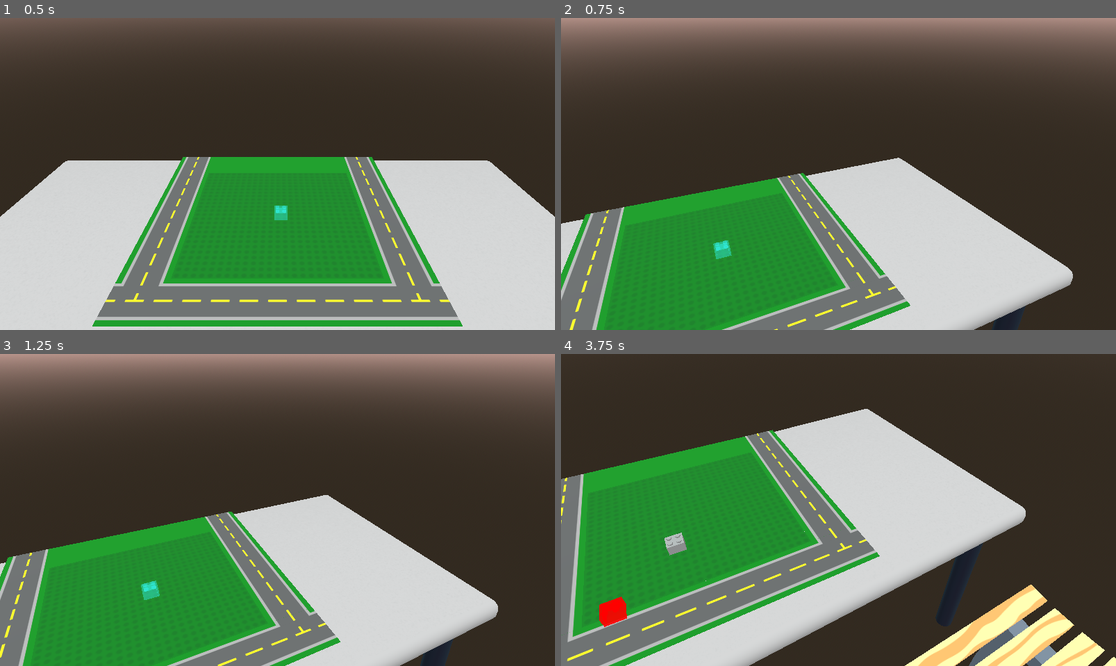
Above: before the commit, frames 1-4 (two rows, left to right).
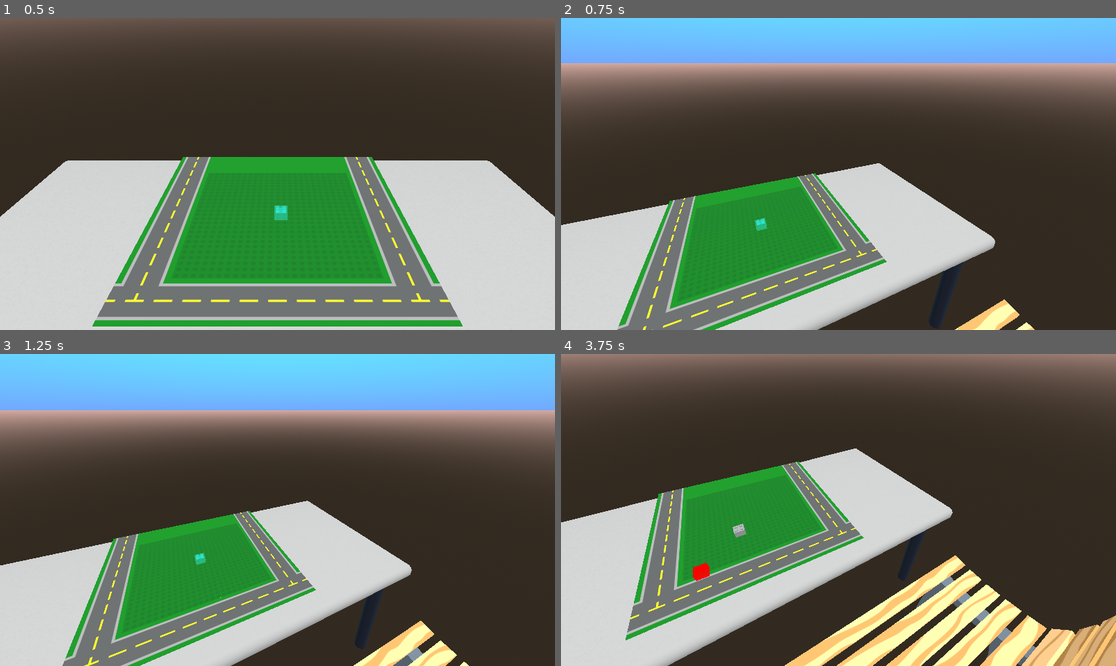
Above: after the commit, the same moments.

Repository: CE-Studio/gmtk2024
Game: Godot game, scene res://Scenes/game.tscn
Two runs of this game, one before a commit and one after it. Both use one fixed random seed, a clock stepped at 60 frames per second and the inputs below.
Inputs (mouse positions are in pixels of both pictures, inside the frame that each line leads up to):
- Up to frame 1 (0.5 s): no input
- Up to frame 2 (0.75 s): tap Enter at 0.5 s; move the mouse to (960, 158) at 0.52 s; hold Up from 0.53 s (still down); hold Right mouse button (game_break) from 0.53 s (still down); click (960, 158) at 0.67 s
- Up to frame 3 (1.25 s): keep holding Up; keep holding Right mouse button (game_break)
- Up to frame 4 (3.75 s): release Up at 1.25 s; release Right mouse button (game_break) at 1.25 s; drag from (727, 525) to (810, 572) at 1.27 s; move the mouse to (894, 441) at 2.02 s; hold Up 2.03-2.75 s; hold Mouse wheel down (game_brick_cw) 2.03-2.75 s; drag from (810, 572) to (672, 463) at 2.77 s; move the mouse to (1005, 556) at 3.52 s; hold Down from 3.53 s (still down); tap D (game_rotate_ccw) at 3.6 s

Frame 1 is identical in both runs. In frame 2, 51% of the frame differs, in the area x 0-100%, y 0-100%; in frame 3, 56%; in frame 4, 55%.

Commit message:
Experimental camera zoom

Diff:
--- a/Scenes/game.tscn
+++ b/Scenes/game.tscn
@@ -268,7 +268,6 @@
 
 [node name="Camera3D" type="Camera3D" parent="."]
 transform = Transform3D(1, 0, 0, 0, 0.866025, 0.5, 0, -0.5, 0.866025, 0, 1.5, 2)
-fov = 50.0
 script = ExtResource("1_lhxop")
 
 [node name="DirectionalLight3D" type="DirectionalLight3D" parent="."]
--- a/Scripts/CameraTilt.gd
+++ b/Scripts/CameraTilt.gd
@@ -4,6 +4,10 @@
 const cam_range_X:float = 60.0
 const cam_range_Y:float = 40.0
 const cam_smooth_rate:float = 10.0
+const cam_zoom_out:int = 75
+const cam_zoom_in:int = 50
+const zoom_deadzone_inner:float = 10
+const zoom_deadzone_outer:float = 15
 
 
 var origin_rot:Vector3
@@ -24,3 +28,11 @@
 	rotation_degrees.y = lerpf(rotation_degrees.y, target_rot_x, delta * cam_smooth_rate)
 	var target_rot_y = lerpf(origin_rot.x - cam_range_Y, origin_rot.x + cam_range_Y, rangeY)
 	rotation_degrees.x = lerpf(rotation_degrees.x, target_rot_y, delta * cam_smooth_rate)
+	# Everything below is the zoom
+	var average_rot = (abs(rotation_degrees.x - origin_rot.x) + abs(rotation_degrees.y - origin_rot.y)) * 0.5
+	if average_rot < zoom_deadzone_inner:
+		fov = cam_zoom_in
+	elif average_rot < zoom_deadzone_outer:
+		fov = lerp(cam_zoom_in, cam_zoom_out, inverse_lerp(zoom_deadzone_inner, zoom_deadzone_outer, average_rot))
+	else:
+		fov = cam_zoom_out
